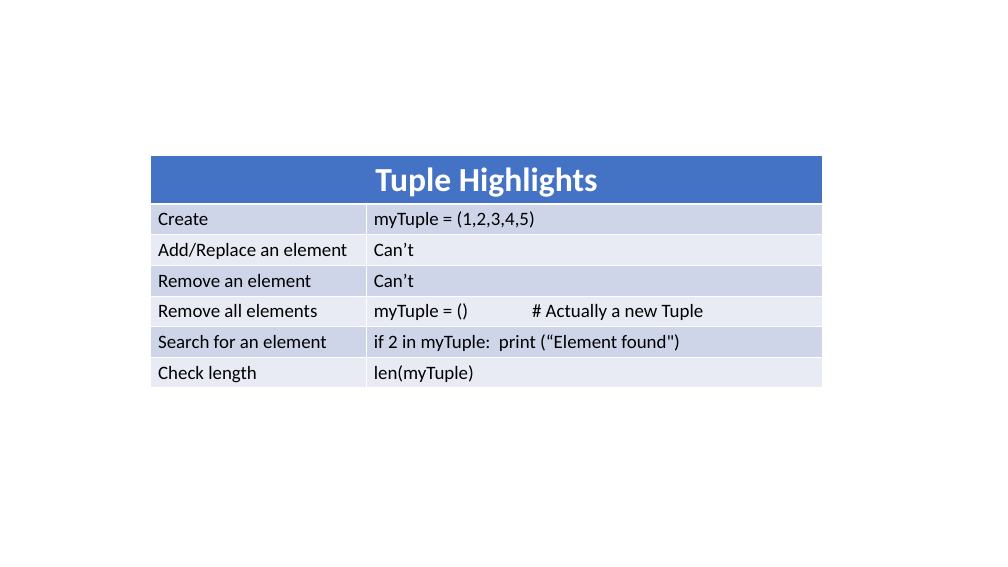
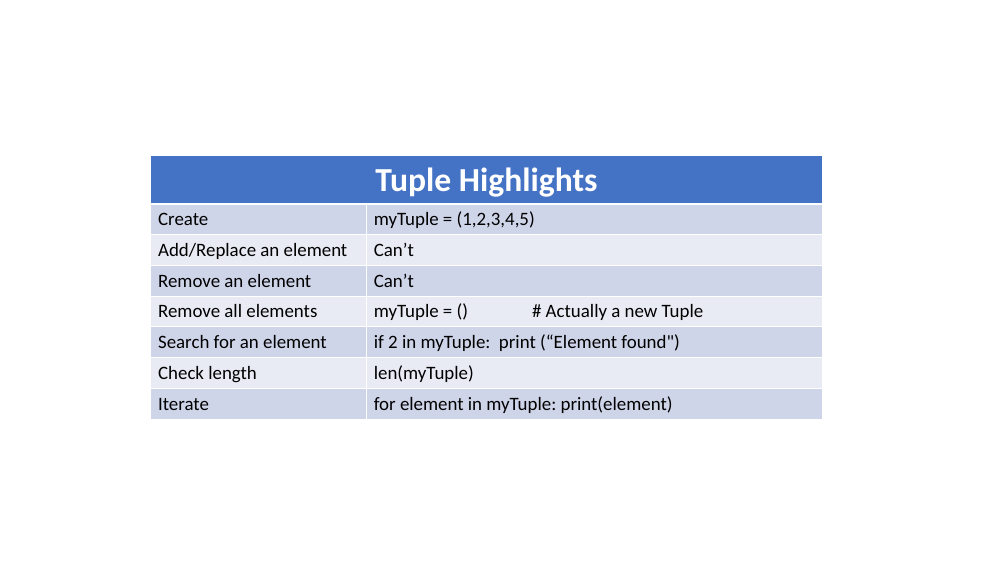
Before and after one commit to nicomp42/CCSCMidwest2021Tutorial, a slide deck: slide 23 of CCSC-MW Fall 2021.pptx. Drawn at 1008x567 pixels with LibreOffice and Linux fonts; fonts in the diff are those of the drawing. Boxes give left, top, right and bottom in pixels: in the first picture for what was removed or moved away, otherwise in the second. Text is boxed around its words. In the diff, an @@ line names an element or a change of style, - is before the commit and + after.

```diff
--- a/CCSC-MW Fall 2021.pptx
+++ b/CCSC-MW Fall 2021.pptx
@@ table at (150,155,823,419) @@
+row 8: Iterate | for element in myTuple: print(element)
```
Also in this commit, not shown: 5 other slides changed, 3 slides added, 1 other file.
